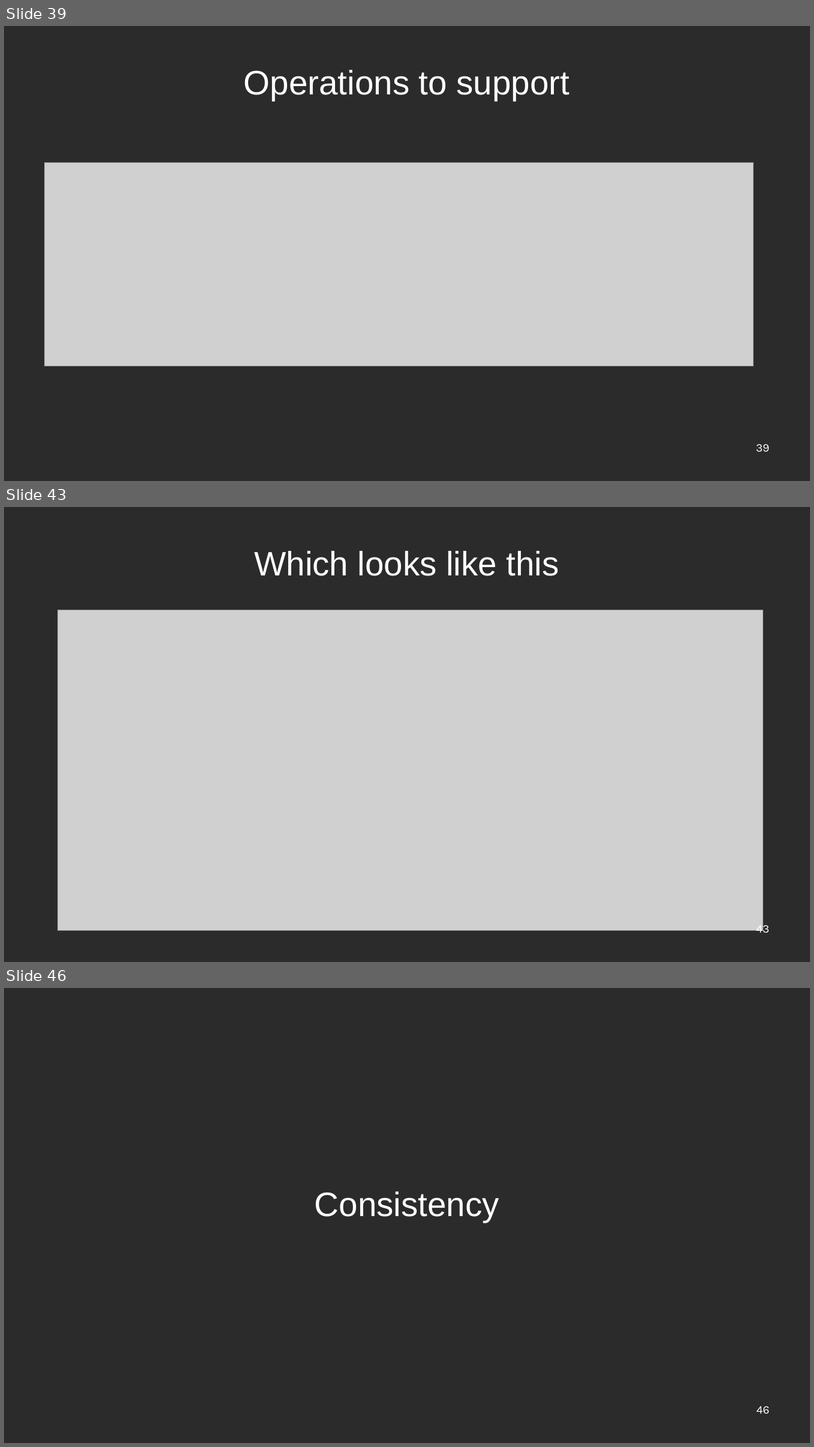
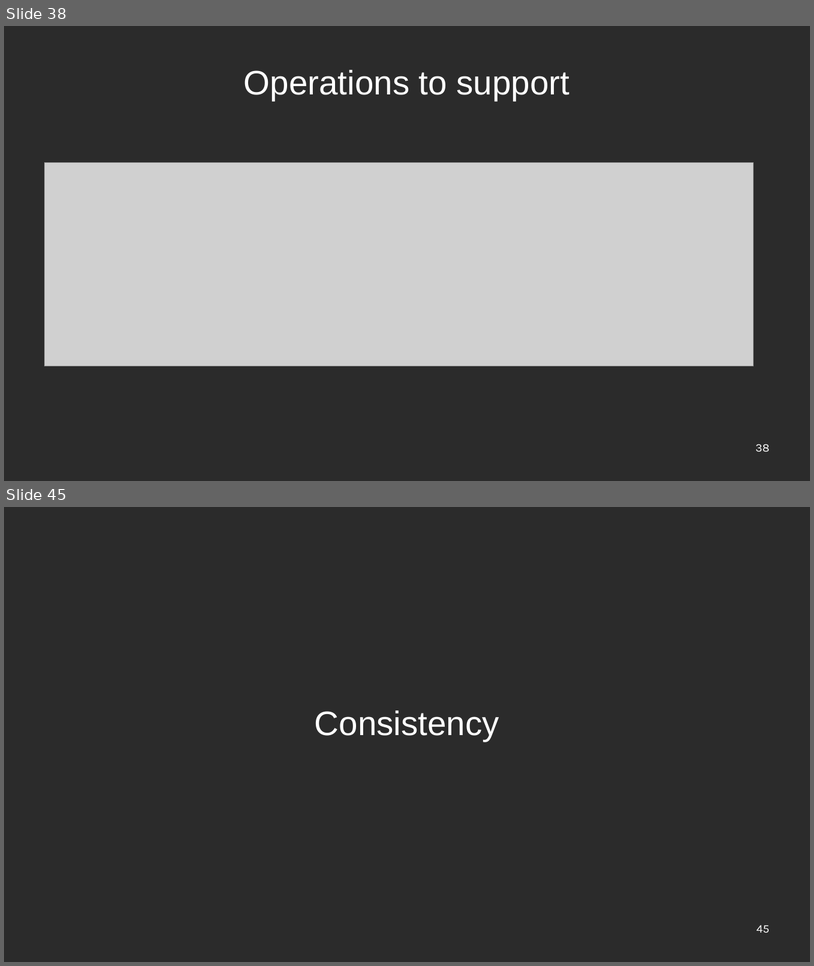
Before and after one commit to edwardcapriolo/nibiru, a slide deck: hexagons.ppt. Shown one above the other, each under a label of ours: slides 39, 43 and 46 before the commit, slides 38 and 45 after it; the slides between them are not shown. The pictures are 814x1447 and 814x966 pixels, drawn with LibreOffice and Linux fonts; fonts in the diff are those of the drawing; grey boxes stand for pictures; background and template pictures are left out; a plain dark background stands for a picture behind light text. Boxes give left, top, right and bottom in pixels: in the first picture for what was removed or moved away, otherwise in the second. Text is boxed around its words. In the diff, an @@ line names an element or a change of style, - is before the commit and + after.

```diff
--- a/hexagons.ppt
+++ b/hexagons.ppt
@@ slide 43 removed at (4,507,810,962), background picture (left out) @@
@@ title removed at (254,551,560,576) @@
-Which looks like this
@@ picture removed at (58,610,764,931) @@
@@ page number removed at (756,922,770,932) @@
-43
@@ what was slide 39 is now slide 38 @@
@@ what was slide 46 is now slide 45 @@
@@ page number at (757,925,770,932): text changed @@
-46
+45
```
Also in this commit, not shown: 8 slides changed, 1 slide added, 1 other slide removed.
